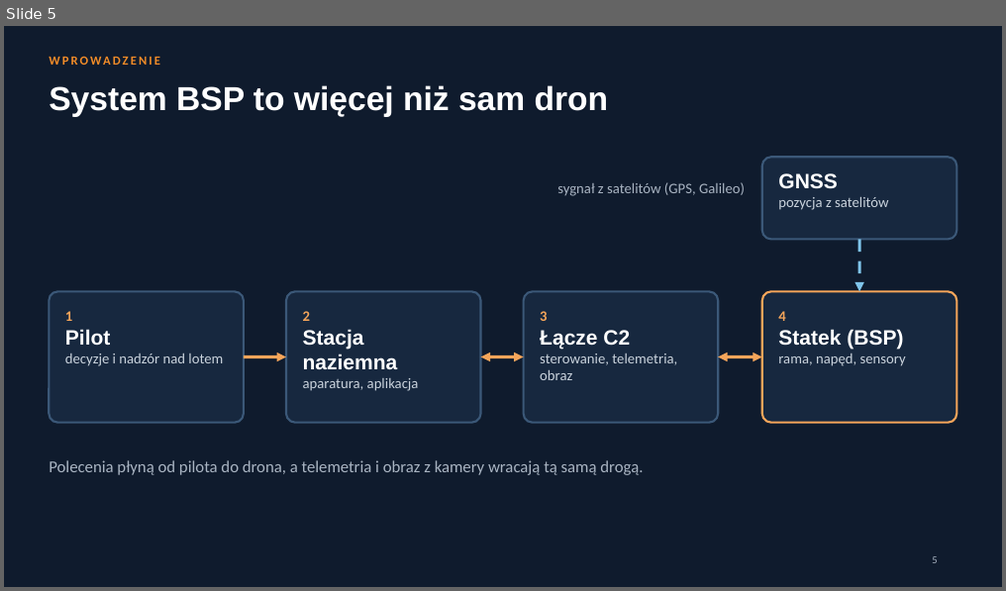
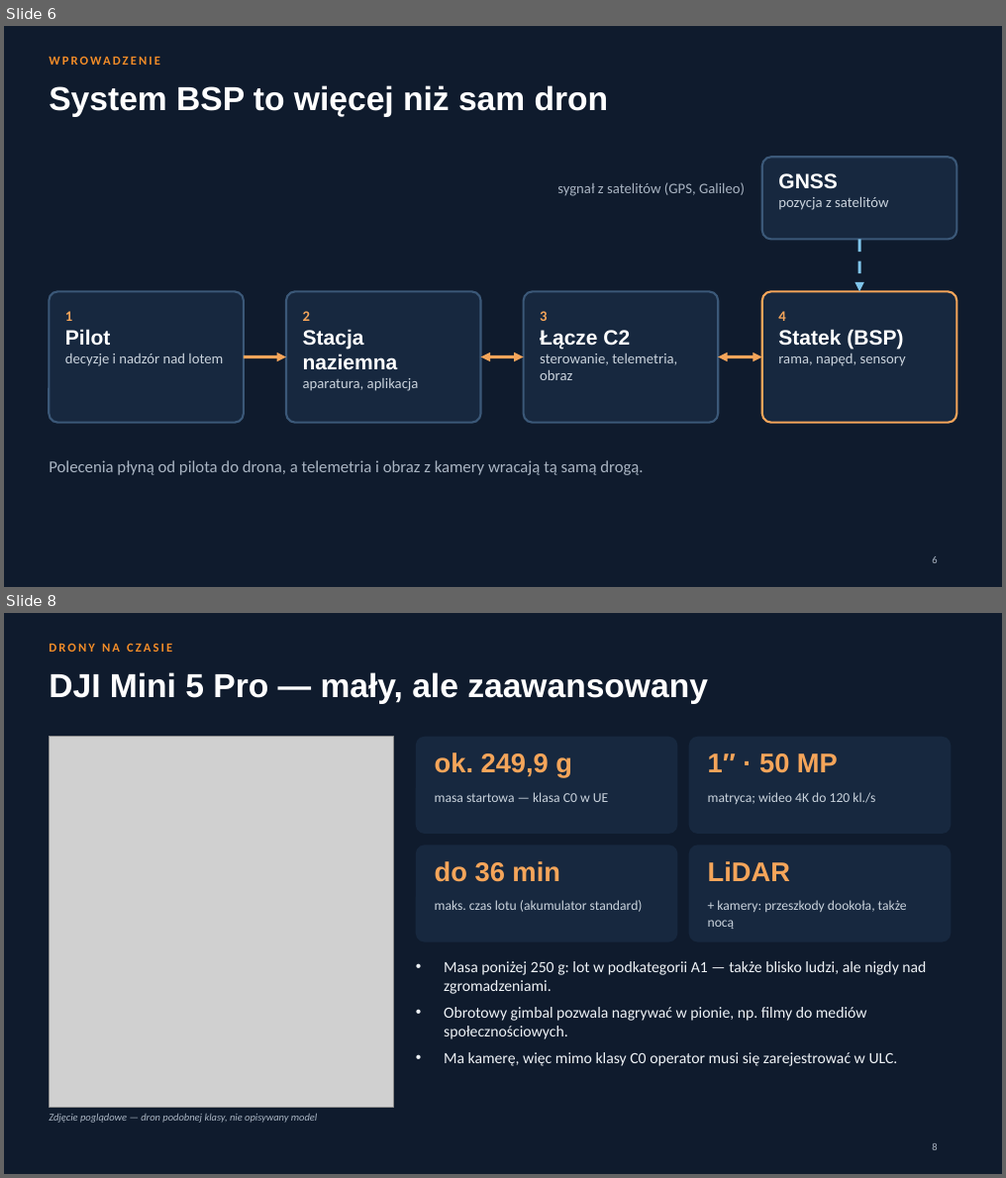
Before and after one commit to Pawel202685/psychic-octo-invention, a slide deck: Ogolna_wiedza_o_BSP.pptx. Shown one above the other, each under a label of ours: slide 5 before the commit, slides 6 and 8 after it; the slides between them are not shown. The pictures are 1006x591 and 1006x1178 pixels, drawn with LibreOffice and Linux fonts; fonts in the diff are those of the drawing; grey boxes stand for pictures. Boxes give left, top, right and bottom in pixels: in the first picture for what was removed or moved away, otherwise in the second. Text is boxed around its words. In the diff, an @@ line names an element or a change of style, - is before the commit and + after.

```diff
--- a/Ogolna_wiedza_o_BSP.pptx
+++ b/Ogolna_wiedza_o_BSP.pptx
@@ slide 8 added at [4,613,1002,1174], background #0F1B2D @@
@@ text added at [49,643,172,652], 12 pt, text #F28C28, bold @@
+DRONY NA CZASIE
@@ title added at [49,672,708,704], 32 pt, text #FFFFFF, bold @@
+DJI Mini 5 Pro — mały, ale zaawansowany
@@ picture added at [49,737,393,1107] @@
@@ rounded rectangle added at [416,737,678,834], fill #17283F @@
@@ text added at [435,753,572,777], 26 pt, text #F5A55A, bold @@
+ok. 249,9 g
@@ rounded rectangle added at [689,737,951,834], fill #17283F @@
@@ text added at [708,754,838,773], 26 pt, text #F5A55A, bold @@
+1″ · 50 MP
@@ text added at [435,792,608,802], 13 pt, text #C9D2DC @@
+masa startowa — klasa C0 w UE
@@ text added at [708,792,875,804], 13 pt, text #C9D2DC @@
+matryca; wideo 4K do 120 kl./s
@@ rounded rectangle added at [416,845,678,943], fill #17283F @@
@@ rounded rectangle added at [689,845,951,943], fill #17283F @@
@@ text added at [435,861,560,882], 26 pt, text #F5A55A, bold @@
+do 36 min
@@ text added at [708,861,790,881], 26 pt, text #F5A55A, bold @@
+LiDAR
@@ text added at [435,900,643,912], 13 pt, text #C9D2DC @@
+maks. czas lotu (akumulator standard)
@@ text added at [708,900,907,929], 13 pt, text #C9D2DC @@
++ kamery: przeszkody dookoła, także nocą
@@ text added at [444,961,926,1066], 15 pt, text #EEF2F6 @@
+• Masa poniżej 250 g: lot w podkategorii A1 — także blisko ludzi, ale nigdy nad zgromadzeniami.
+• Obrotowy gimbal pozwala nagrywać w pionie, np. filmy do mediów społecznościowych.
+• Ma kamerę, więc mimo klasy C0 operator musi się zarejestrować w ULC.
@@ text added at [49,1114,317,1123], 10 pt, text #A9B4C2, italic @@
+Zdjęcie poglądowe — dron podobnej klasy, nie opisywany model
@@ page number added at [932,1144,937,1151], 10 pt, text #A9B4C2 @@
+8
@@ what was slide 5 is now slide 6 @@
```
Also in this commit, not shown: 11 slides changed, 24 other slides added, 5 slides removed.
